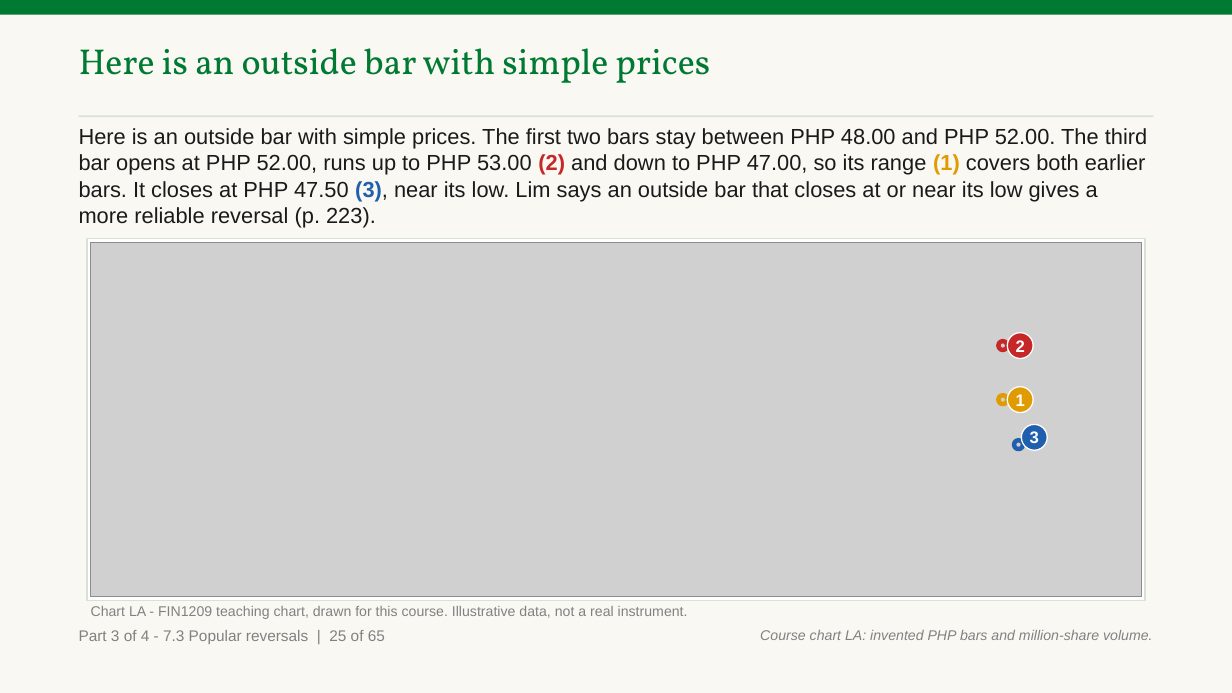
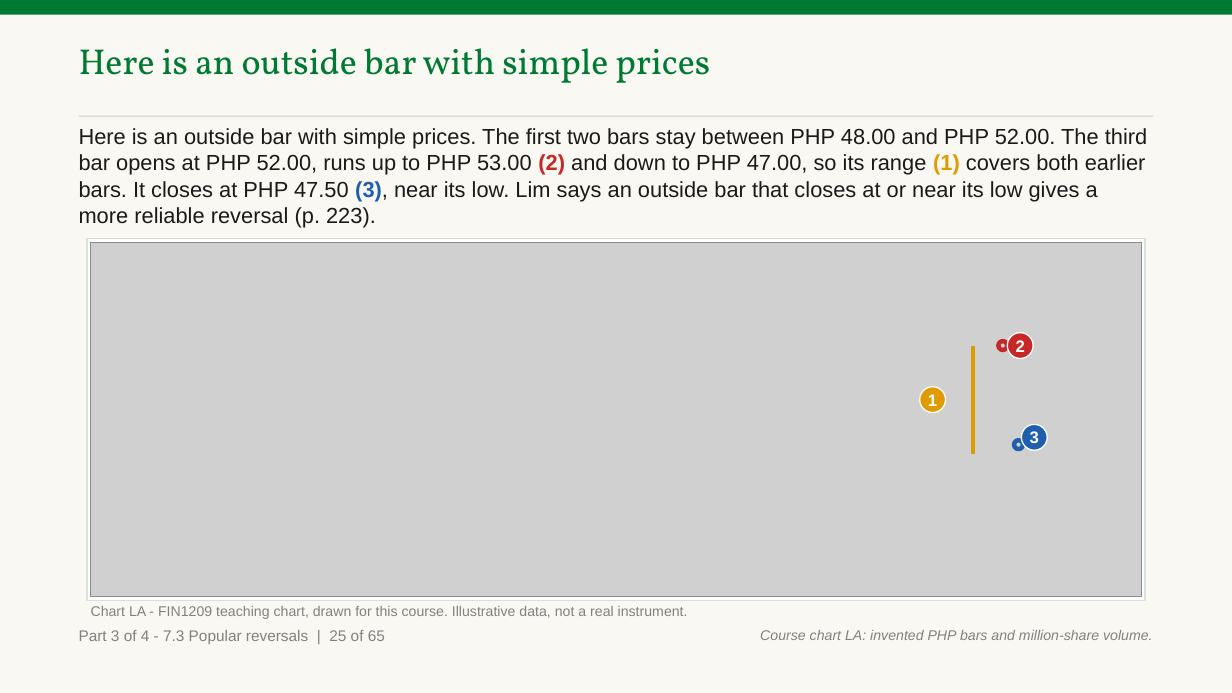
Before and after one commit to benjiesotelo-sudo/Telos_FIN1209, a slide deck: slide 163 of chapter-07/FIN1209-Chapter-07.pptx. Drawn at 1232x693 pixels with LibreOffice and Linux fonts; fonts in the diff are those of the drawing; grey boxes stand for pictures. Boxes give left, top, right and bottom in pixels: in the first picture for what was removed or moved away, otherwise in the second. Text is boxed around its words. In the diff, an @@ line names an element or a change of style, - is before the commit and + after.

```diff
--- a/chapter-07/FIN1209-Chapter-07.pptx
+++ b/chapter-07/FIN1209-Chapter-07.pptx
@@ line added from (973, 454) to (973, 346), #E09B00 3.5 pt @@
@@ ellipse "1": place and size @@
-ellipse "1" at (1007,386,1033,412)
+ellipse "1" at (920,386,945,412)
@@ ellipse removed at (998,396,1007,405) @@
```
Also in this commit, not shown: 9 other slides changed, 3 other files.
